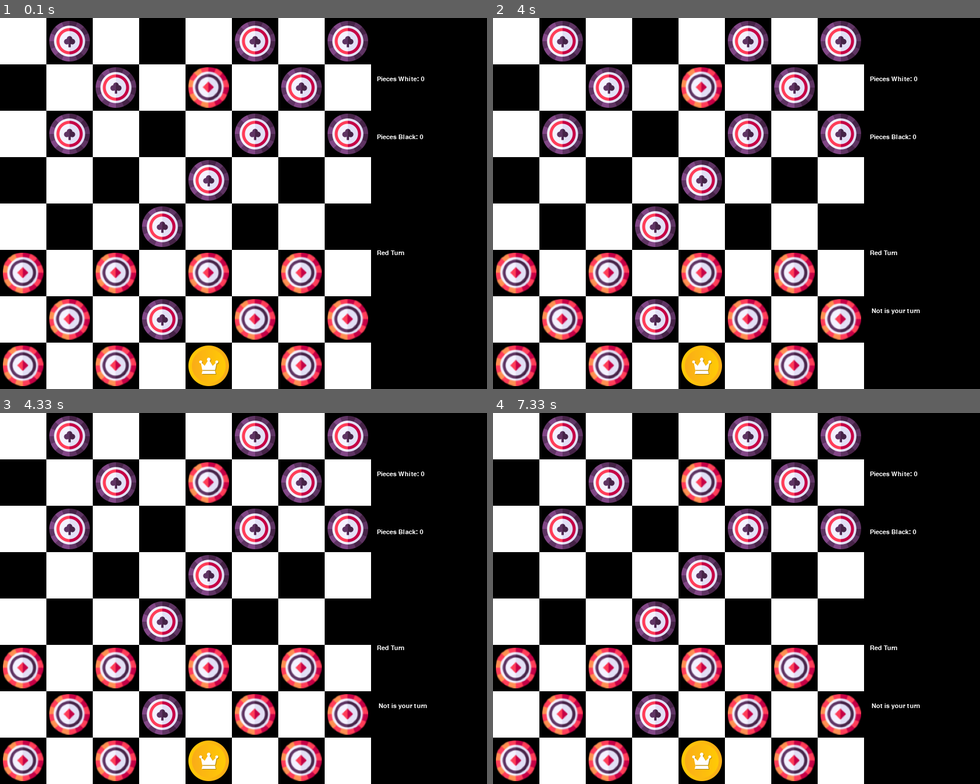
Above: before the commit, frames 1-4 (two rows, left to right).
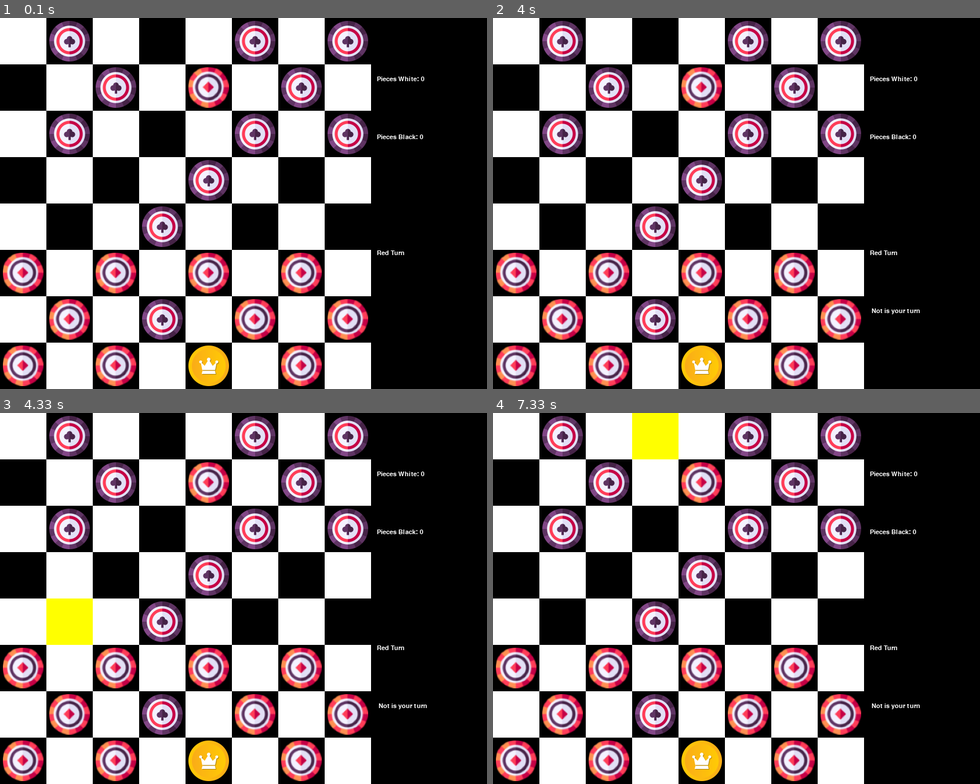
Above: after the commit, the same moments.

Repository: Yesikarojas/DAMAS_PYGAME
Game: pygame game, started from union.py
The game is run twice, just before and just after one commit, with the same random seed, the same clock (stepped at 60 frames per second) and the same inputs.
Inputs (mouse positions are in pixels of both pictures, inside the frame that each line leads up to):
- Up to frame 1 (0.1 s): no input
- Up to frame 2 (4 s): click (736, 203) at 0.38 s; click (619, 207) at 0.72 s; click (809, 73) at 1.05 s
- Up to frame 3 (4.33 s): click (126, 665) at 4.22 s
- Up to frame 4 (7.33 s): click (629, 531) at 4.55 s; click (707, 487) at 7.22 s

Frames 1-2 are identical in both runs. In frame 3, 1.2% of the frame differs, in the area x 9-20%, y 50-63%; in frame 4, 1.2%.

Commit message:
Implementacion de movimiento validos

Diff:
--- a/union.py
+++ b/union.py
@@ -1,6 +1,5 @@
 import pygame
 import sys
-
 import order1
 
 pygame.init()
@@ -17,6 +16,8 @@
 black_piece = pygame.image.load('fn.png')
 queen_black = pygame.image.load('rb.png')
 queen_white = pygame.image.load('rn.png')
+pos = pygame.image.load('pos.png')
+
 
 white_captured=0
 black_captured=0
@@ -50,6 +51,10 @@
 muertoy =0
 
 
+aux = 0
+aux1 = 0
+aux2 = 0
+aux3 = 0
 
 
 def draw_board():
@@ -78,6 +83,14 @@
                 board.piece[row][col] = 'rb'
             elif board.piece[row][col] == 'fn' and row == 7:
                 board.piece[row][col] = 'rn'
+            for move in moves:
+                #pygame.draw.rect(screen, (255, 255, 0),pygame.Rect(move[0], move[1], 80, 80))
+                #pygame.draw.rect(screen, (255, 255, 0),pygame.Rect(move[1], move[0], 80, 80))
+                rect = pygame.Rect(move[1]*80, move[0]*80, 80, 80)
+                pygame.draw.rect(screen, (255, 255, 0), rect)
+                #screen.blit(pos, (move[1]*80+5, move[0]*80+5))
+
+
 
 
     white_captured_text = font.render('Pieces White: {}'.format(white_captured), True, (255, 255, 255))
@@ -291,7 +304,7 @@
                     if board.piece[row+1][col-1] == "--":
                         moves.append([row+1, col-1, 0])
         for move in moves:
-            print(move[0],move[1], "psibles movimientos")
+            print(move[0],move[1], "posibles movimientos")
 
             pygame.draw.rect(screen, (29, 165, 172),
                                  pygame.Rect(move[1]*80, move[0]*80, 80, 80))
@@ -312,6 +325,7 @@
         else:
             move_piece(first_move[0], first_move[1], row2, col2, muertox, muertoy)
         moves.clear()
+        print("tipo moves  ",moves)
         mato = False
         muertoy, muertox = 0,0
 
@@ -324,5 +338,7 @@
         if event.type == pygame.MOUSEBUTTONDOWN:
             if event.button == 1:
                 valid_turns()
+                for move in moves:
+                    print(move[0]," ",move[1] )
 
     draw_board()
Binary file added: pos.png
